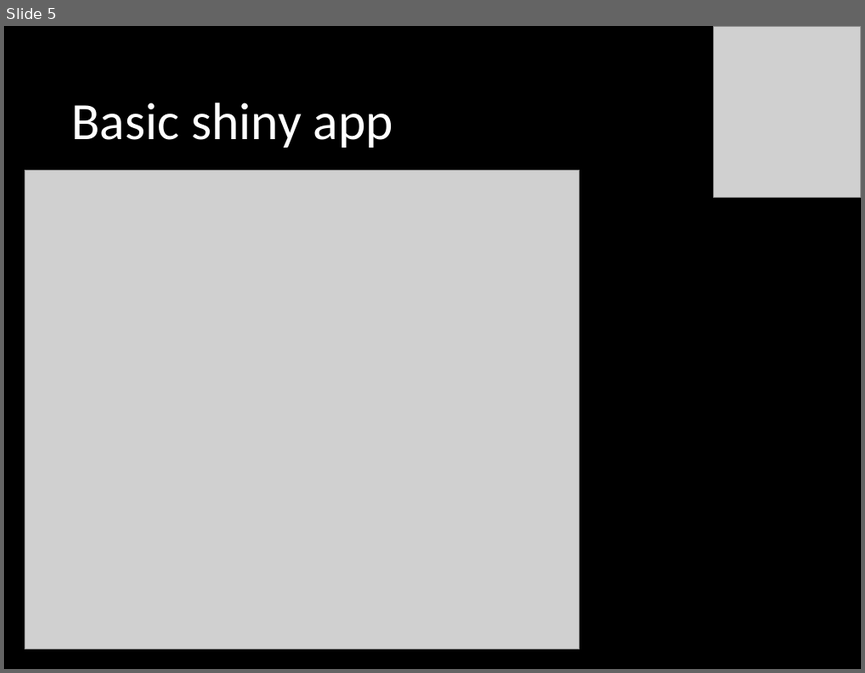
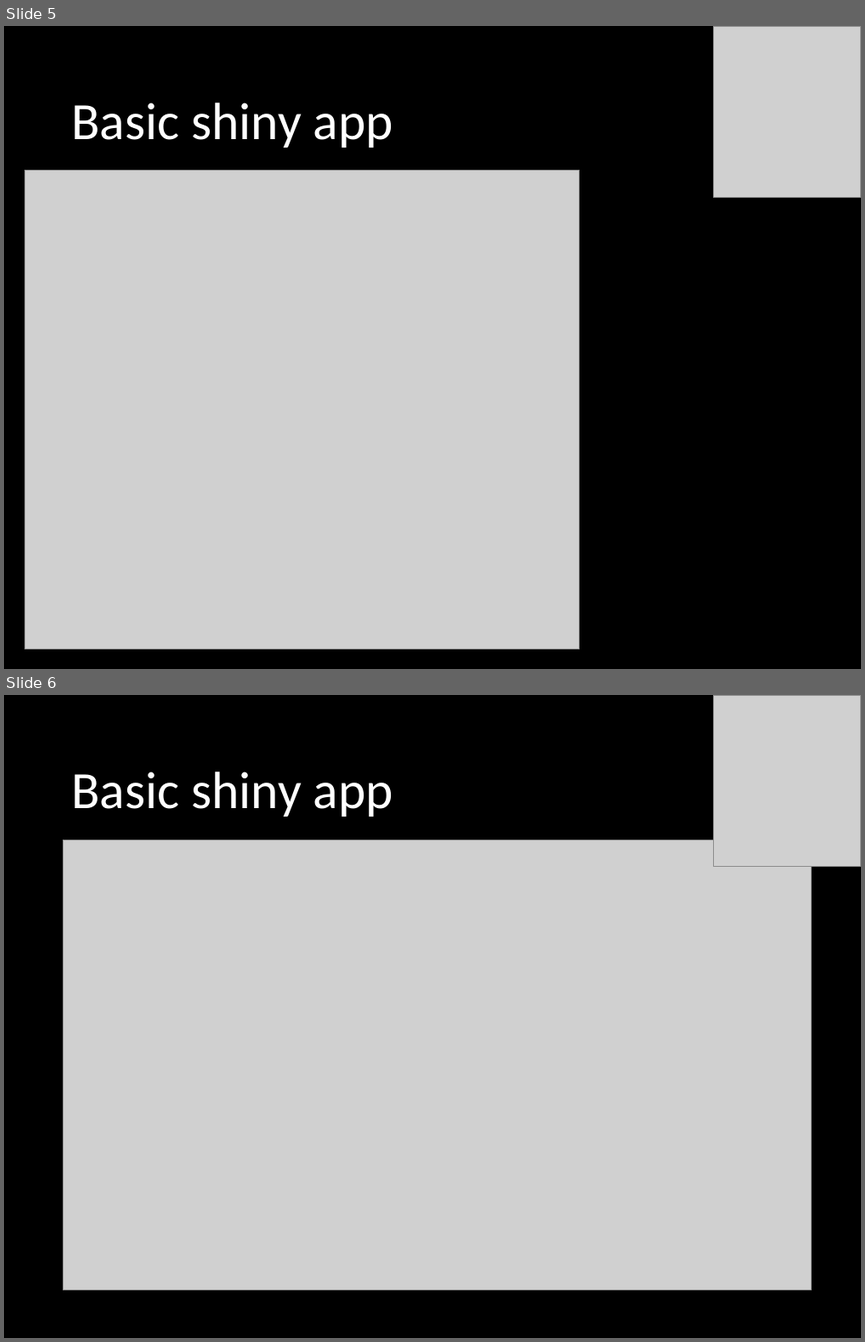
Before and after one commit to InteragencyEcologicalProgram/iep-data-workshop-2024, a slide deck: presentations/Introduction to Shiny.pptx. Shown one above the other, each under a label of ours: slide 5 before the commit, slides 5 and 6 after it. The pictures are 865x673 and 865x1342 pixels, drawn with LibreOffice and Linux fonts; fonts in the diff are those of the drawing; grey boxes stand for pictures. Boxes give left, top, right and bottom in pixels: in the first picture for what was removed or moved away, otherwise in the second. Text is boxed around its words. In the diff, an @@ line names an element or a change of style, - is before the commit and + after.

Commit message:
Updating shiny presentation

```diff
--- a/presentations/Introduction to Shiny.pptx
+++ b/presentations/Introduction to Shiny.pptx
@@ slide 6 added at [4,695,861,1338], background #000000 @@
@@ picture added at [714,695,861,867] @@
@@ title added at [71,771,393,817], 44 pt, text #FFFFFF @@
+Basic shiny app
@@ picture added at [64,839,812,1290] @@
```
Also in this commit, not shown: 10 slides changed, 1 other slide added.
